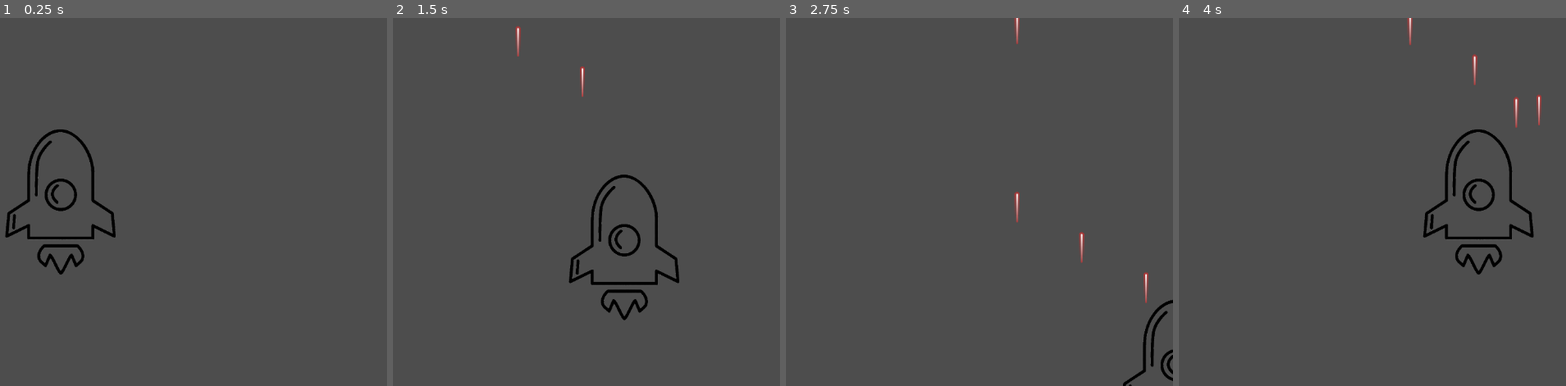
Above: before the commit, frames 1-4 (left to right).
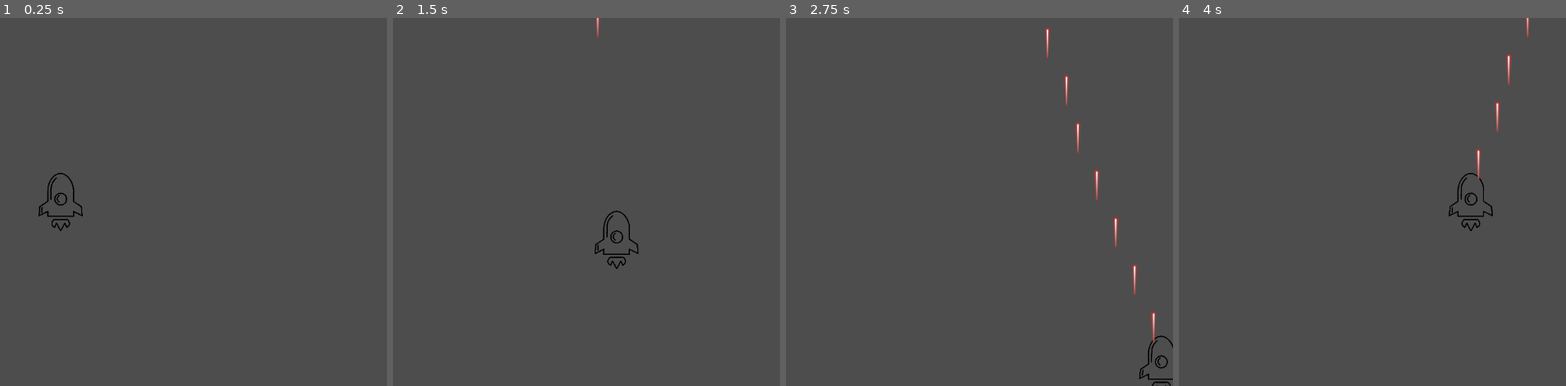
Above: after the commit, the same moments.

Repository: str08/CIEE-Game
Game: Godot game, scene res://Scenes/game.tscn
The game is run twice, just before and just after one commit, with the same random seed, the same clock (stepped at 60 frames per second) and the same inputs.
Inputs:
- Up to frame 1 (0.25 s): no input
- Up to frame 2 (1.5 s): tap Enter at 0.5 s; hold D (Right) 0.53-1.28 s; hold J (Shoot) 0.53-1.28 s; tap Shift (Slow, bound only after the commit) at 0.8, 1.35 s; hold S (Down) from 1.28 s (still down)
- Up to frame 3 (2.75 s): tap J (Shoot) at 1.55 s; release S (Down) at 2.03 s; hold D (Right) from 2.03 s (still down); hold J (Shoot) from 2.03 s (still down); tap Shift (Slow, bound only after the commit) at 2.3 s
- Up to frame 4 (4 s): release D (Right) at 2.78 s; release J (Shoot) at 2.78 s; hold W (Up) 2.78-3.53 s; tap Shift (Slow, bound only after the commit) at 2.85, 3.8 s; tap J (Shoot) at 3.05 s; hold A (Left) from 3.53 s (still down); hold J (Shoot) from 3.53 s (still down)

The runs differ from the first frame. In frame 1, 1.8% of the frame differs, in the area x 1-30%, y 30-70%; in frame 2, 2.1%; in frame 3, 1.5%; in frame 4, 2.5%, in the area x 58-94%, y 0-70%.

Commit message:
Added some mechanics
Made the character slowdown and show hitbox when holding shift. Also made the bullets no longer delete each other when they collide.

Diff:
--- a/ciee-game/Scenes/bullet_basic.tscn
+++ b/ciee-game/Scenes/bullet_basic.tscn
@@ -8,6 +8,8 @@
 height = 52.0
 
 [node name="BulletBasic" type="Area2D"]
+collision_layer = 2
+collision_mask = 4
 script = ExtResource("1_kfo57")
 
 [node name="Sprite2D" type="Sprite2D" parent="."]
--- a/ciee-game/Scenes/game.tscn
+++ b/ciee-game/Scenes/game.tscn
@@ -5,7 +5,7 @@
 [node name="Game" type="Node2D"]
 
 [node name="Ship" parent="." instance=ExtResource("1_ebmjs")]
-scale = Vector2(0.5, 0.5)
+scale = Vector2(0.2, 0.2)
 
 [node name="Camera2D" type="Camera2D" parent="."]
 position = Vector2(-2, 0)
--- /dev/null
+++ b/ciee-game/Scenes/hitbox.tscn
@@ -0,0 +1,10 @@
+[gd_scene load_steps=2 format=3 uid="uid://wnuxxpv066e7"]
+
+[ext_resource type="Texture2D" uid="uid://b4x83cxj708er" path="res://Assets/Red-Circle-Transparent.png" id="1_i7vqw"]
+
+[node name="Node2D" type="Node2D"]
+position = Vector2(-2.38419e-07, -2.27374e-13)
+scale = Vector2(0.2, 0.2)
+
+[node name="Sprite2D" type="Sprite2D" parent="."]
+texture = ExtResource("1_i7vqw")
--- a/ciee-game/Scenes/ship.tscn
+++ b/ciee-game/Scenes/ship.tscn
@@ -1,8 +1,9 @@
-[gd_scene load_steps=5 format=3 uid="uid://bbgpobqiliyly"]
+[gd_scene load_steps=6 format=3 uid="uid://bbgpobqiliyly"]
 
 [ext_resource type="Script" uid="uid://fpsege0xe0t0" path="res://Scripts/ship.gd" id="1_v1qfn"]
 [ext_resource type="Texture2D" uid="uid://d1epcroou4wq5" path="res://Assets/image-removebg-preview (8).png" id="2_hh5uf"]
 [ext_resource type="PackedScene" uid="uid://co0rkb7ls38ku" path="res://Scenes/bullet_basic.tscn" id="2_xxxu3"]
+[ext_resource type="PackedScene" uid="uid://wnuxxpv066e7" path="res://Scenes/hitbox.tscn" id="3_6ejuo"]
 
 [sub_resource type="CircleShape2D" id="CircleShape2D_v1qfn"]
 radius = 48.0937
@@ -11,10 +12,12 @@
 scale = Vector2(0.5, 0.5)
 script = ExtResource("1_v1qfn")
 bullet_scene = ExtResource("2_xxxu3")
+shape_scene = ExtResource("3_6ejuo")
 
 [node name="CollisionShape2D" type="CollisionShape2D" parent="."]
 position = Vector2(-1, -27)
 shape = SubResource("CircleShape2D_v1qfn")
+debug_color = Color(0.996763, 0, 0.180235, 0.42)
 
 [node name="Sprite2D" type="Sprite2D" parent="."]
 texture = ExtResource("2_hh5uf")
--- a/ciee-game/Scripts/bullet_basic.gd
+++ b/ciee-game/Scripts/bullet_basic.gd
@@ -1,6 +1,7 @@
 extends Area2D
 
-@export var speed = -250
+@export var speed = -1000
+@export var damage = 1
 
 func start(pos):
 	position = pos
@@ -8,5 +9,5 @@
 func _process(delta):
 	position.y += speed * delta
 
-func _on_area_entered(area: Area2D) -> void:
+func _on_area_entered(_area: Area2D):
 	queue_free()
--- a/ciee-game/Scripts/ship.gd
+++ b/ciee-game/Scripts/ship.gd
@@ -1,12 +1,14 @@
 extends CharacterBody2D
 
 var speed = 400  # speed in pixels/sec
-
-@export var cooldown = 0.25
+@export var cooldown = 0.05
 @export var bullet_scene : PackedScene
 @onready var screensize = get_viewport_rect().size
-
+@export var shape_scene: PackedScene  # Drag and drop your shape scene here.
+@export var health = 3
+var slow_indicator : Node2D = null  # New variable to track the circle
 var can_shoot = true
+@onready var collision_shape_2d: CollisionShape2D = $CollisionShape2D
 
 func _ready():
 	start()
@@ -22,11 +24,24 @@
 	$GunCooldown.start()
 	var b = bullet_scene.instantiate()
 	get_tree().root.add_child(b)
-	b.start(position + Vector2(0, -120))
+	b.start(position + Vector2(0, -50))
 
-func _process(delta):
+func _process(_delta):
+	var temp_speed = speed
 	var direction = Input.get_vector("Left", "Right", "Up", "Down")
-	velocity = direction * speed
+	if Input.is_action_pressed("Slow"):
+		temp_speed*=.5
+		if slow_indicator == null:
+			slow_indicator = shape_scene.instantiate()
+			add_child(slow_indicator)
+			slow_indicator.position = collision_shape_2d.position
+
+	else:
+		if slow_indicator != null:
+			slow_indicator.queue_free()
+			slow_indicator = null
+	velocity = direction * temp_speed
+
 	if Input.is_action_pressed("Shoot"):
 		shoot()
 
--- a/ciee-game/project.godot
+++ b/ciee-game/project.godot
@@ -42,3 +42,8 @@
 "events": [Object(InputEventKey,"resource_local_to_scene":false,"resource_name":"","device":-1,"window_id":0,"alt_press …(192 unchanged characters)…
 ]
 }
+Slow={
+"deadzone": 0.2,
+"events": [Object(InputEventKey,"resource_local_to_scene":false,"resource_name":"","device":0,"window_id":0,"alt_pressed":false,"shift_pressed":false,"ctrl_pressed":false,"meta_pressed":false,"pressed":false,"keycode":0,"physical_keycode":4194325,"key_label":0,"unicode":0,"location":0,"echo":false,"script":null)
+]
+}
Binary file added: ciee-game/Assets/Red-Circle-Transparent.png
Not shown, added: ciee-game/Assets/Red-Circle-Transparent.png.import
